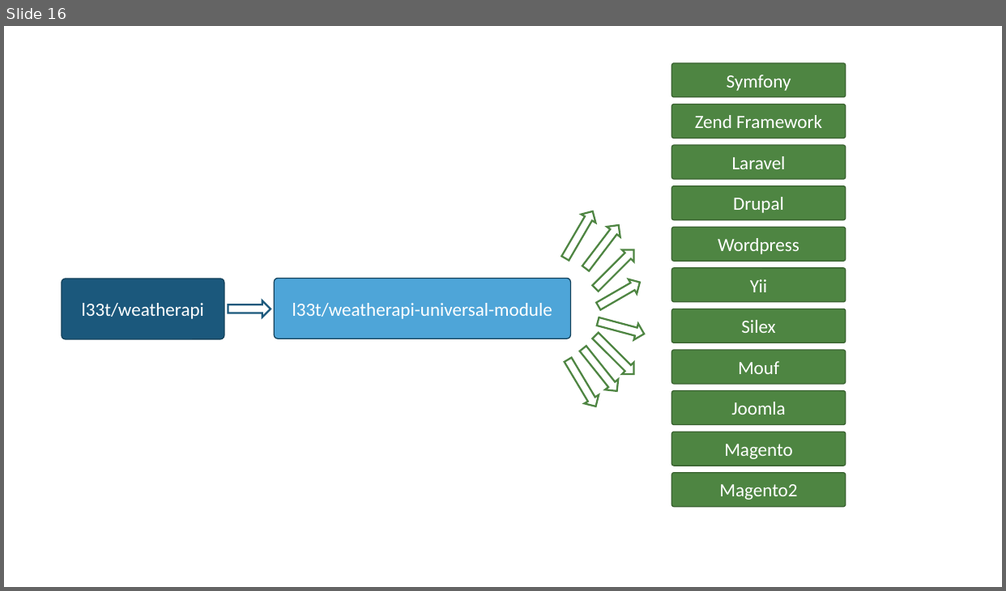
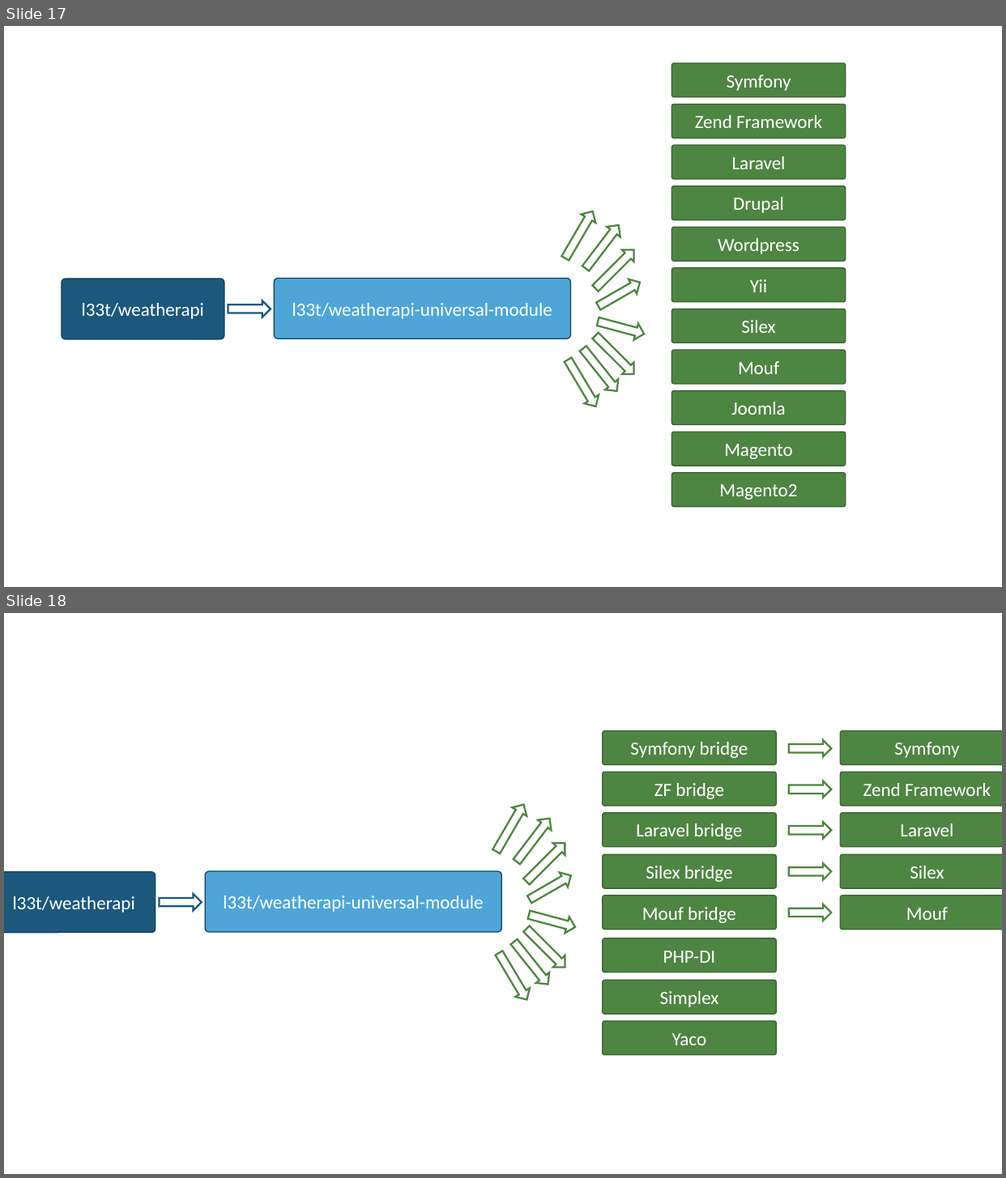
Before and after one commit to thecodingmachine/forumphp2016talk, a slide deck: images.pptx. Shown one above the other, each under a label of ours: slide 16 before the commit, slides 17 and 18 after it. The pictures are 1006x591 and 1006x1178 pixels, drawn with LibreOffice and Linux fonts; fonts in the diff are those of the drawing. Boxes give left, top, right and bottom in pixels: in the first picture for what was removed or moved away, otherwise in the second. Text is boxed around its words. In the diff, an @@ line names an element or a change of style, - is before the commit and + after.

```diff
--- a/images.pptx
+++ b/images.pptx
@@ slide 18 added at (4, 613, 1002, 1174), background #FFFFFF @@
@@ rounded rectangle added at (603, 731, 777, 765), fill #4E8542, outline #3A6231 1 pt, 18 pt, text #FFFFFF @@
+Symfony bridge
@@ rounded rectangle added at (840, 731, 1002, 765), fill #4E8542, outline #3A6231 1 pt, 18 pt, text #FFFFFF @@
+Symfony
@@ right arrow added at (789, 740, 831, 756), fill #FFFFFF, outline #4E8542 1.75 pt @@
@@ rounded rectangle added at (603, 772, 777, 806), fill #4E8542, outline #3A6231 1 pt, 18 pt, text #FFFFFF @@
+ZF bridge
@@ right arrow added at (789, 781, 831, 797), fill #FFFFFF, outline #4E8542 1.75 pt @@
@@ rounded rectangle added at (840, 772, 1002, 806), fill #4E8542, outline #3A6231 1 pt, 18 pt, text #FFFFFF @@
+Zend Framework
@@ rounded rectangle added at (603, 813, 777, 846), fill #4E8542, outline #3A6231 1 pt, 18 pt, text #FFFFFF @@
+Laravel bridge
@@ right arrow added at (789, 822, 831, 838), fill #FFFFFF, outline #4E8542 1.75 pt @@
@@ rounded rectangle added at (840, 813, 1002, 846), fill #4E8542, outline #3A6231 1 pt, 18 pt, text #FFFFFF @@
+Laravel
@@ rounded rectangle added at (603, 855, 777, 888), fill #4E8542, outline #3A6231 1 pt, 18 pt, text #FFFFFF @@
+Silex bridge
@@ rounded rectangle added at (840, 855, 1002, 888), fill #4E8542, outline #3A6231 1 pt, 18 pt, text #FFFFFF @@
+Silex
@@ rounded rectangle added at (4, 872, 155, 933), fill #1B587C, outline #14415C 1 pt, 18 pt, text #FFFFFF @@
+l33t/weatherapi
@@ rounded rectangle added at (206, 871, 502, 932), fill #4EA5D8, outline #14415C 1 pt, 18 pt, text #FFFFFF @@
+l33t/weatherapi-universal-module
@@ right arrow added at (789, 864, 831, 880), fill #FFFFFF, outline #4E8542 1.75 pt @@
@@ right arrow added at (159, 894, 202, 910), fill #FFFFFF, outline #1B587C 1.75 pt @@
@@ rounded rectangle added at (603, 896, 777, 930), fill #4E8542, outline #3A6231 1 pt, 18 pt, text #FFFFFF @@
+Mouf bridge
@@ rounded rectangle added at (840, 896, 1002, 930), fill #4E8542, outline #3A6231 1 pt, 18 pt, text #FFFFFF @@
+Mouf
@@ right arrow added at (789, 905, 831, 921), fill #FFFFFF, outline #4E8542 1.75 pt @@
@@ group added at (489, 800, 577, 1004): 8 right arrows @@
@@ rounded rectangle added at (603, 939, 777, 973), fill #4E8542, outline #3A6231 1 pt, 18 pt, text #FFFFFF @@
+PHP-DI
@@ rounded rectangle added at (603, 981, 777, 1014), fill #4E8542, outline #3A6231 1 pt, 18 pt, text #FFFFFF @@
+Simplex
@@ rounded rectangle added at (603, 1021, 777, 1054), fill #4E8542, outline #3A6231 1 pt, 18 pt, text #FFFFFF @@
+Yaco
@@ what was slide 16 is now slide 17 @@
```
Also in this commit, not shown: 2 other slides added, 3 other files.
